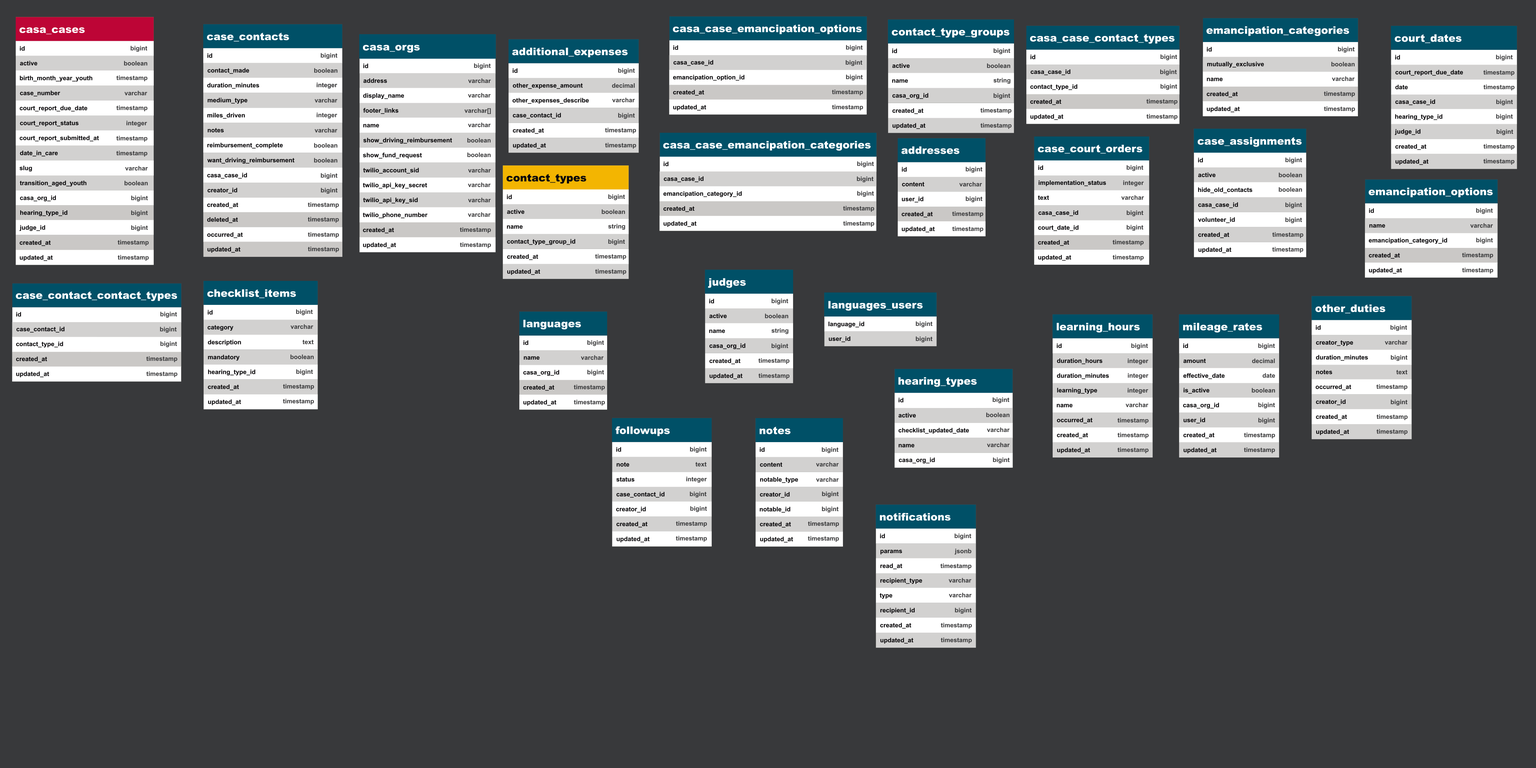
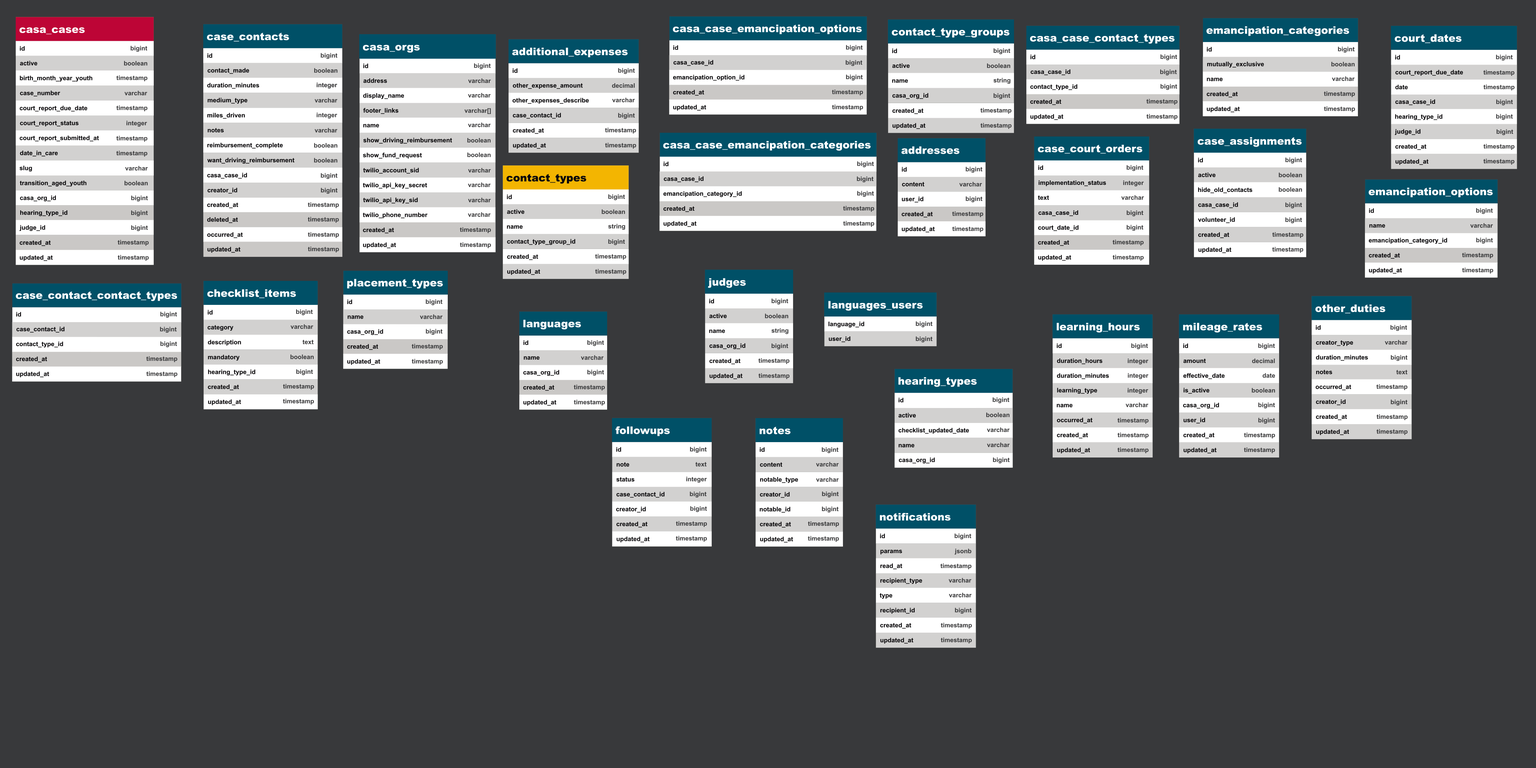
Revision of a layered 1536 × 768 image; what changed, layer by layer:
pixels changed over (343, 270, 448, 369) (layer not identified)
